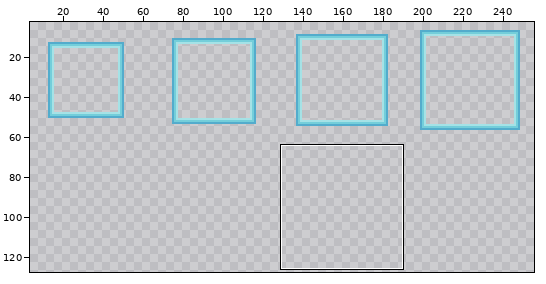
One commit to this sprite sheet: assets/textures/vfx/largeVFX.png. The picture above shows the old version from afar; the outline marks the close-up.
Close-up. First the earlier version:
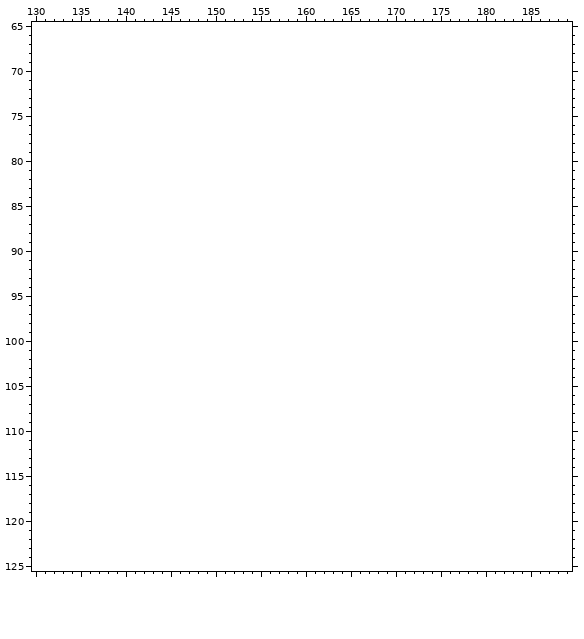
The file is 256x64 pixels. Shown: x 130..189, y 65..125. The old version is drawn lined up with the new one, on the new canvas. The wide view leaves out empty margins. The commit also changed other parts of the picture, which this record leaves out.
The same view after the edit:
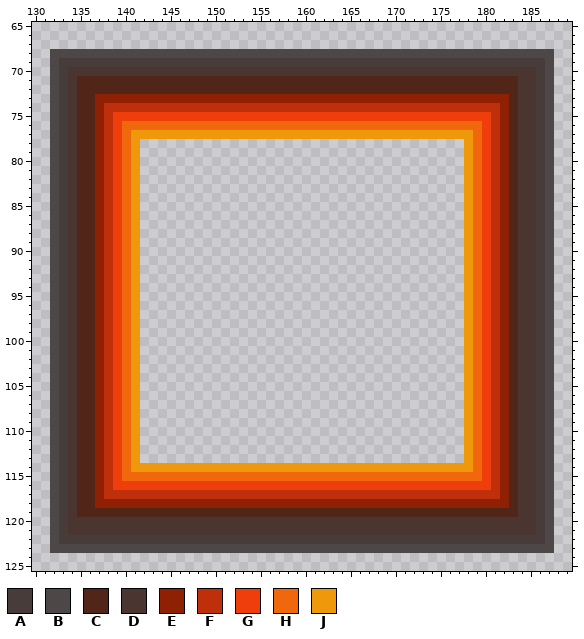
Palette (. is transparent): A #473c3a  B #4d4847  C #522519  D #4a3530  E #8f2004  F #bf2f0b  G #f03d0c  H #f0670c  J #f0980c
The edit:
canvas 256x64 -> 256x128
@@ x 130..189 @@
  67 ............................................................
- 68 ............................................................
- 69 ............................................................
- 70 ............................................................
- 71 ............................................................
- 72 ............................................................
- 73 ............................................................
- 74 ............................................................
- 75 ............................................................
- 76 ............................................................
- 77 ............................................................
- 78 ............................................................
- 79 ............................................................
- 80 ............................................................
- 81 ............................................................
- 82 ............................................................
- 83 ............................................................
- 84 ............................................................
- 85 ............................................................
- 86 ............................................................
- 87 ............................................................
- 88 ............................................................
- 89 ............................................................
- 90 ............................................................
- 91 ............................................................
- 92 ............................................................
- 93 ............................................................
- 94 ............................................................
- 95 ............................................................
- 96 ............................................................
- 97 ............................................................
- 98 ............................................................
- 99 ............................................................
-100 ............................................................
-101 ............................................................
-102 ............................................................
-103 ............................................................
-104 ............................................................
-105 ............................................................
-106 ............................................................
-107 ............................................................
-108 ............................................................
-109 ............................................................
-110 ............................................................
-111 ............................................................
-112 ............................................................
-113 ............................................................
-114 ............................................................
-115 ............................................................
-116 ............................................................
-117 ............................................................
-118 ............................................................
-119 ............................................................
-120 ............................................................
-121 ............................................................
-122 ............................................................
-123 ............................................................
+ 68 ..BBBBBBBBBBBBBBBBBBBBBBBBBBBBBBBBBBBBBBBBBBBBBBBBBBBBBBBB..
+ 69 ..BAAAAAAAAAAAAAAAAAAAAAAAAAAAAAAAAAAAAAAAAAAAAAAAAAAAAAAB..
+ 70 ..BADDDDDDDDDDDDDDDDDDDDDDDDDDDDDDDDDDDDDDDDDDDDDDDDDDDDAB..
+ 71 ..BADCCCCCCCCCCCCCCCCCCCCCCCCCCCCCCCCCCCCCCCCCCCCCCCCCDDAB..
+ 72 ..BADCCCCCCCCCCCCCCCCCCCCCCCCCCCCCCCCCCCCCCCCCCCCCCCCCDDAB..
+ 73 ..BADCCEEEEEEEEEEEEEEEEEEEEEEEEEEEEEEEEEEEEEEEEEEEEEECDDAB..
+ 74 ..BADCCEFFFFFFFFFFFFFFFFFFFFFFFFFFFFFFFFFFFFFFFFFFFFECDDAB..
+ 75 ..BADCCEFGGGGGGGGGGGGGGGGGGGGGGGGGGGGGGGGGGGGGGGGGGFECDDAB..
+ 76 ..BADCCEFGHHHHHHHHHHHHHHHHHHHHHHHHHHHHHHHHHHHHHHHHGFECDDAB..
+ 77 ..BADCCEFGHJJJJJJJJJJJJJJJJJJJJJJJJJJJJJJJJJJJJJJHGFECDDAB..
+ 78 ..BADCCEFGHJ....................................JHGFECDDAB..
+ 79 ..BADCCEFGHJ....................................JHGFECDDAB..
+ 80 ..BADCCEFGHJ....................................JHGFECDDAB..
+ 81 ..BADCCEFGHJ....................................JHGFECDDAB..
+ 82 ..BADCCEFGHJ....................................JHGFECDDAB..
+ 83 ..BADCCEFGHJ....................................JHGFECDDAB..
+ 84 ..BADCCEFGHJ....................................JHGFECDDAB..
+ 85 ..BADCCEFGHJ....................................JHGFECDDAB..
+ 86 ..BADCCEFGHJ....................................JHGFECDDAB..
+ 87 ..BADCCEFGHJ....................................JHGFECDDAB..
+ 88 ..BADCCEFGHJ....................................JHGFECDDAB..
+ 89 ..BADCCEFGHJ....................................JHGFECDDAB..
+ 90 ..BADCCEFGHJ....................................JHGFECDDAB..
+ 91 ..BADCCEFGHJ....................................JHGFECDDAB..
+ 92 ..BADCCEFGHJ....................................JHGFECDDAB..
+ 93 ..BADCCEFGHJ....................................JHGFECDDAB..
+ 94 ..BADCCEFGHJ....................................JHGFECDDAB..
+ 95 ..BADCCEFGHJ....................................JHGFECDDAB..
+ 96 ..BADCCEFGHJ....................................JHGFECDDAB..
+ 97 ..BADCCEFGHJ....................................JHGFECDDAB..
+ 98 ..BADCCEFGHJ....................................JHGFECDDAB..
+ 99 ..BADCCEFGHJ....................................JHGFECDDAB..
+100 ..BADCCEFGHJ....................................JHGFECDDAB..
+101 ..BADCCEFGHJ....................................JHGFECDDAB..
+102 ..BADCCEFGHJ....................................JHGFECDDAB..
+103 ..BADCCEFGHJ....................................JHGFECDDAB..
+104 ..BADCCEFGHJ....................................JHGFECDDAB..
+105 ..BADCCEFGHJ....................................JHGFECDDAB..
+106 ..BADCCEFGHJ....................................JHGFECDDAB..
+107 ..BADCCEFGHJ....................................JHGFECDDAB..
+108 ..BADCCEFGHJ....................................JHGFECDDAB..
+109 ..BADCCEFGHJ....................................JHGFECDDAB..
+110 ..BADCCEFGHJ....................................JHGFECDDAB..
+111 ..BADCCEFGHJ....................................JHGFECDDAB..
+112 ..BADCCEFGHJ....................................JHGFECDDAB..
+113 ..BADCCEFGHJ....................................JHGFECDDAB..
+114 ..BADCCEFGHJJJJJJJJJJJJJJJJJJJJJJJJJJJJJJJJJJJJJJHGFECDDAB..
+115 ..BADCCEFGHHHHHHHHHHHHHHHHHHHHHHHHHHHHHHHHHHHHHHHHGFECDDAB..
+116 ..BADCCEFGGGGGGGGGGGGGGGGGGGGGGGGGGGGGGGGGGGGGGGGGGFECDDAB..
+117 ..BADCCEFFFFFFFFFFFFFFFFFFFFFFFFFFFFFFFFFFFFFFFFFFFFECDDAB..
+118 ..BADCCEEEEEEEEEEEEEEEEEEEEEEEEEEEEEEEEEEEEEEEEEEEEEECDDAB..
+119 ..BADCCCCCCCCCCCCCCCCCCCCCCCCCCCCCCCCCCCCCCCCCCCCCCCCCDDAB..
+120 ..BADDDDDDDDDDDDDDDDDDDDDDDDDDDDDDDDDDDDDDDDDDDDDDDDDDDDAB..
+121 ..BADDDDDDDDDDDDDDDDDDDDDDDDDDDDDDDDDDDDDDDDDDDDDDDDDDDDAB..
+122 ..BAAAAAAAAAAAAAAAAAAAAAAAAAAAAAAAAAAAAAAAAAAAAAAAAAAAAAAB..
+123 ..BBBBBBBBBBBBBBBBBBBBBBBBBBBBBBBBBBBBBBBBBBBBBBBBBBBBBBBB..
 124 ............................................................
Pixel boxes of the changes (left, top, right, bottom) in both close-ups:
added: (50, 49, 554, 553)
